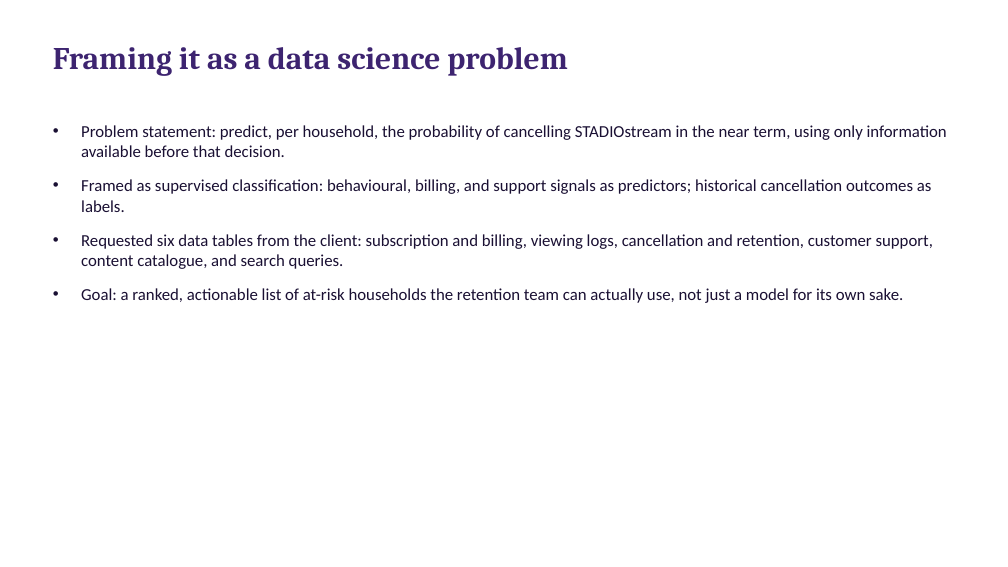
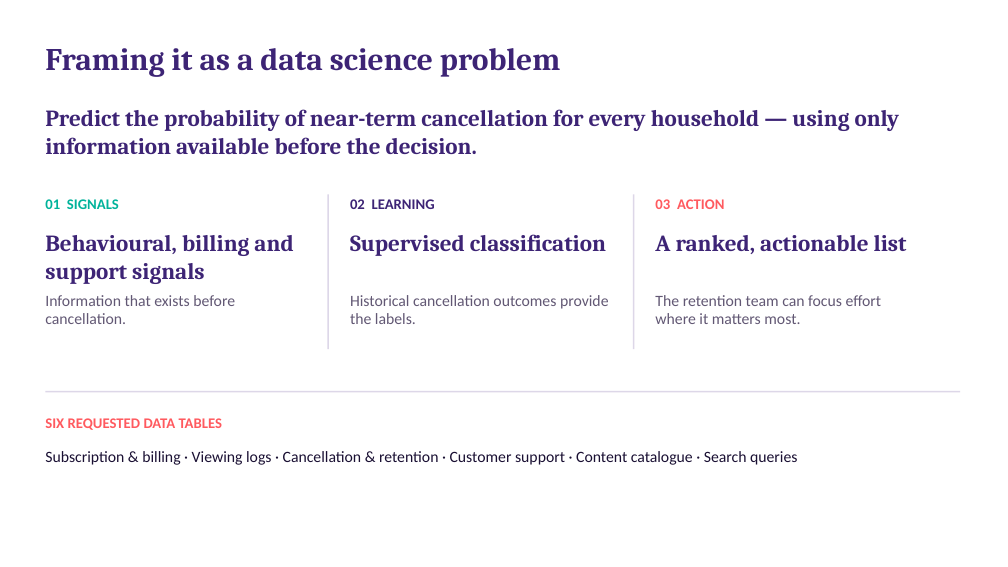
Before and after one commit to SandileJ/CAP182_SS1_SS2, a slide deck: slide 4 of SS3_PartC_Presentation.pptx. Drawn at 1008x567 pixels with LibreOffice and Linux fonts; fonts in the diff are those of the drawing. Boxes give left, top, right and bottom in pixels: in the first picture for what was removed or moved away, otherwise in the second. Text is boxed around its words. In the diff, an @@ line names an element or a change of style, - is before the commit and + after.

```diff
--- a/SS3_PartC_Presentation.pptx
+++ b/SS3_PartC_Presentation.pptx
@@ title "Framing it as a data ..." at [45, 48, 560, 77]: text colour #3D2470 to #3D2475; vertical alignment top to middle @@
@@ text added at [45, 109, 900, 154], 22 pt, text #3D2475, bold @@
+Predict the probability of near-term cancellation for every household — using only information available before the decision.
@@ text removed at [81, 125, 947, 303] @@
-• Problem statement: predict, per household, the probability of cancelling STADIOstream in the near term, using only information available before that decision.
-• Framed as supervised classification: behavioural, billing, and support signals as predictors; historical cancellation outcomes as labels.
-• Requested six data tables from the client: subscription and billing, viewing logs, cancellation and retention, customer support, content catalogue, and search queries.
-• Goal: a ranked, actionable list of at-risk households the retention team can actually use, not just a model for its own sake.
@@ text added at [45, 199, 119, 209], 14 pt, text #00B39B, bold @@
+01 SIGNALS
@@ rectangle added at [327, 194, 329, 349], fill #DDD7E8 @@
@@ text added at [350, 199, 435, 209], 14 pt, text #3D2475, bold @@
+02 LEARNING
@@ rectangle added at [633, 194, 634, 349], fill #DDD7E8 @@
@@ text added at [655, 199, 724, 209], 14 pt, text #FF5A5F, bold @@
+03 ACTION
@@ text added at [45, 235, 293, 284], 22 pt, text #3D2475, bold @@
+Behavioural, billing and support signals
@@ text added at [350, 234, 606, 256], 22 pt, text #3D2475, bold @@
+Supervised classification
@@ text added at [655, 235, 907, 254], 22 pt, text #3D2475, bold @@
+A ranked, actionable list
@@ text added at [45, 295, 235, 324], 15 pt, text #625874 @@
+Information that exists before cancellation.
@@ text added at [350, 295, 609, 324], 15 pt, text #625874 @@
+Historical cancellation outcomes provide the labels.
@@ text added at [655, 295, 882, 324], 15 pt, text #625874 @@
+The retention team can focus effort where it matters most.
@@ rectangle added at [45, 391, 960, 392], fill #DDD7E8 @@
@@ text added at [45, 418, 223, 430], 14 pt, text #FF5A5F, bold @@
+SIX REQUESTED DATA TABLES
@@ text added at [45, 451, 797, 465], 15 pt, text #1A1033 @@
+Subscription & billing · Viewing logs · Cancellation & retention · Customer support · Content catalogue · Search queries
```
Also in this commit, not shown: 14 other slides changed.
